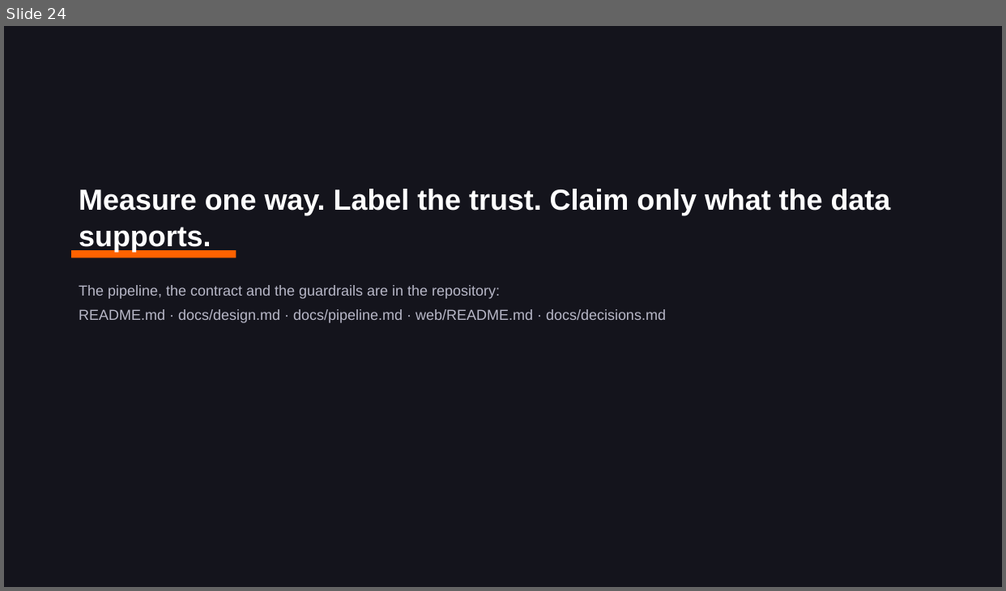
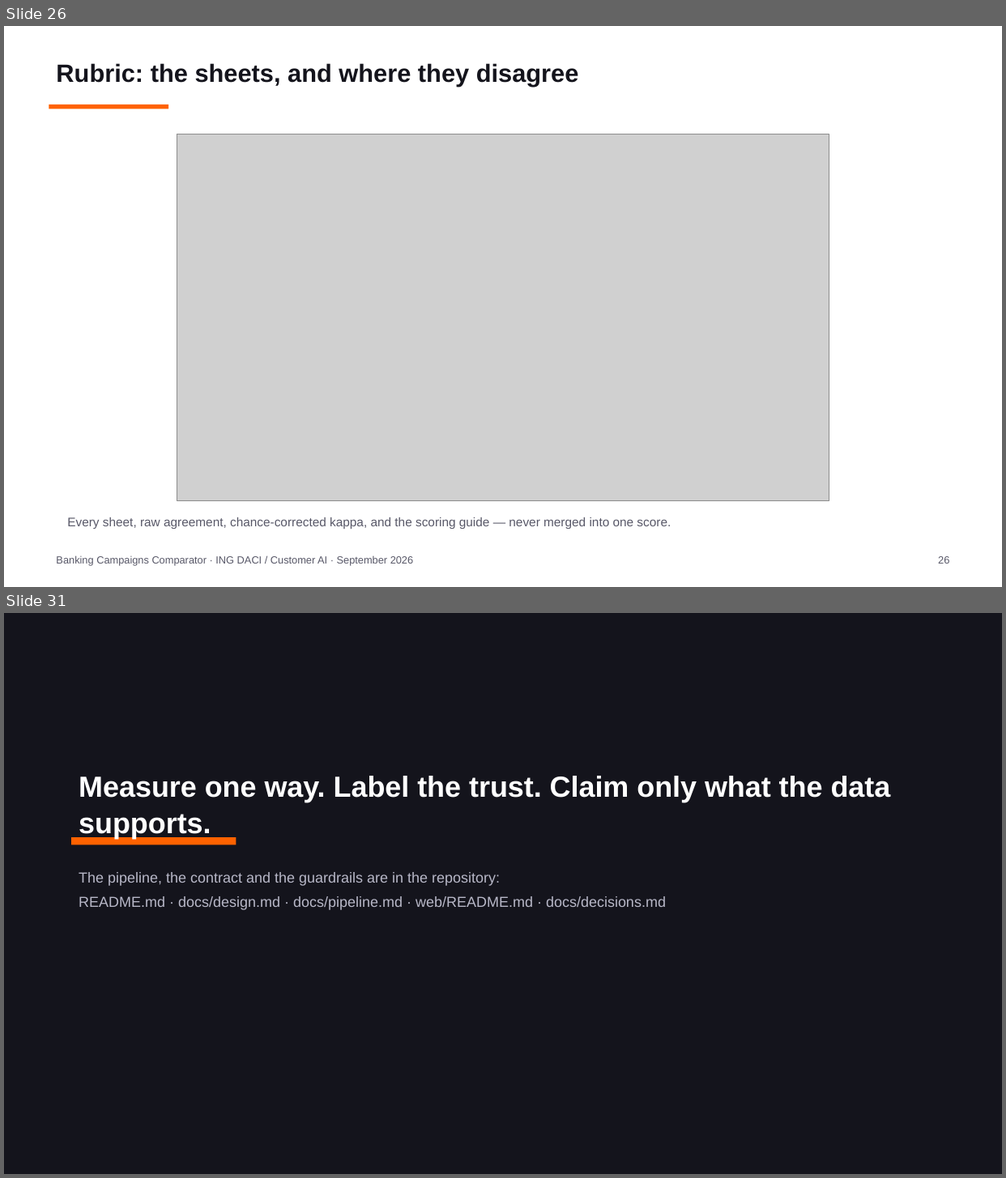
Before and after one commit to Siegried81/ing-usecase, a slide deck: docs/Banking_Campaigns_Comparator.pptx. Shown one above the other, each under a label of ours: slide 24 before the commit, slides 26 and 31 after it; the slides between them are not shown. The pictures are 1006x591 and 1006x1178 pixels, drawn with LibreOffice and Linux fonts; fonts in the diff are those of the drawing; grey boxes stand for pictures. Boxes give left, top, right and bottom in pixels: in the first picture for what was removed or moved away, otherwise in the second. Text is boxed around its words. In the diff, an @@ line names an element or a change of style, - is before the commit and + after.

```diff
--- a/docs/Banking_Campaigns_Comparator.pptx
+++ b/docs/Banking_Campaigns_Comparator.pptx
@@ slide 26 added at [4, 26, 1002, 587], background #FFFFFF @@
@@ text added at [56, 63, 579, 87], 24 pt, text #14141C, bold @@
+Rubric: the sheets, and where they disagree
@@ rectangle added at [49, 105, 168, 109], fill #FF6200 @@
@@ picture added at [177, 135, 829, 501] @@
@@ text added at [67, 518, 671, 529], 12 pt, text #585868 @@
+Every sheet, raw agreement, chance-corrected kappa, and the scoring guide — never merged into one score.
@@ text added at [56, 556, 413, 566], 10 pt, text #585868 @@
+Banking Campaigns Comparator · ING DACI / Customer AI · September 2026
@@ text added at [938, 557, 949, 564], 10 pt, text #585868 @@
+26
@@ what was slide 24 is now slide 31 @@
```
Also in this commit, not shown: 7 slides changed, 6 other slides added, 8 other files.
